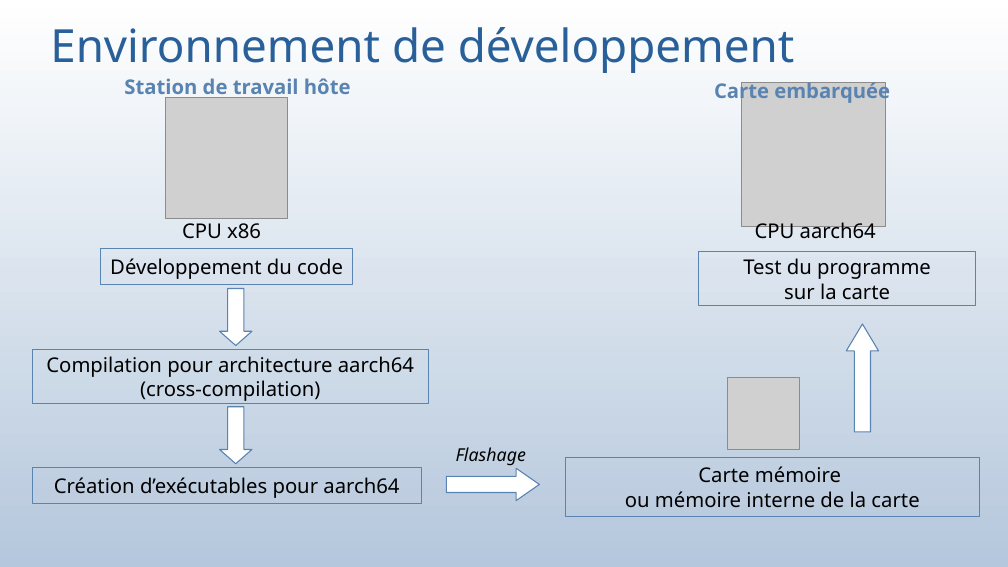
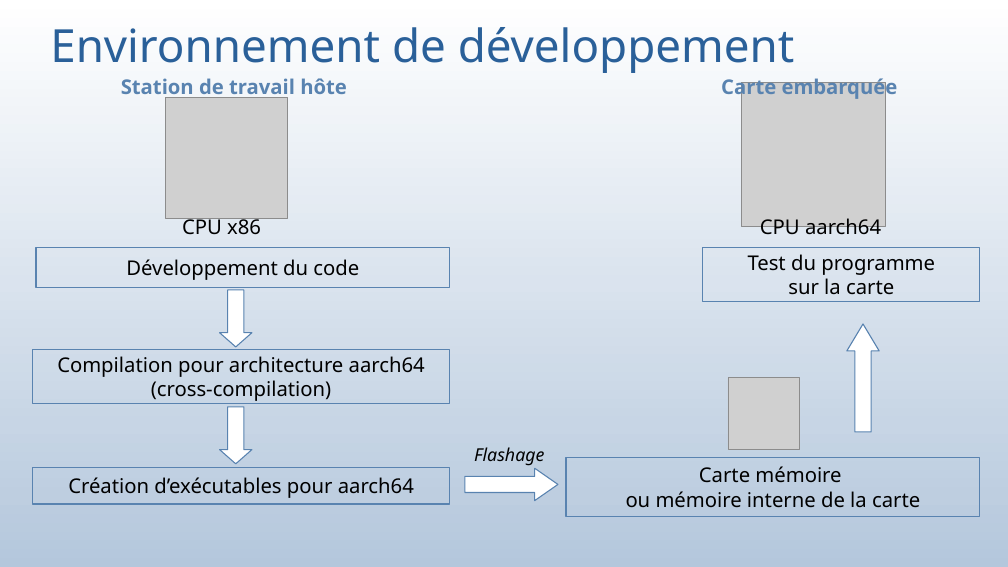
Before and after one commit to bauj/AJC_projet_belib, a slide deck: slide 16 of presentation_projetV2.odp. Drawn at 1008x567 pixels with LibreOffice and Linux fonts; fonts in the diff are those of the drawing; grey boxes stand for pictures. Boxes give left, top, right and bottom in pixels: in the first picture for what was removed or moved away, otherwise in the second. Text is boxed around its words. In the diff, an @@ line names an element or a change of style, - is before the commit and + after.

```diff
--- a/presentation_projetV2.odp
+++ b/presentation_projetV2.odp
@@ text "Station de travail hôte": place and size @@
-text "Station de travail hôte" at <box>124,78,351,101</box>
+text "Station de travail hôte" at <box>121,78,347,101</box>
@@ text "Carte embarquée": place and size @@
-text "Carte embarquée" at <box>714,79,890,105</box>
+text "Carte embarquée" at <box>721,75,898,101</box>
@@ text "CPU x86" rewrapped from <box>182,218,261,239</box> to <box>182,218,261,235</box> @@
@@ text "CPU aarch64": place and size @@
-text "CPU aarch64" at <box>755,222,876,238</box>
+text "CPU aarch64" at <box>760,218,881,234</box>
@@ rectangle "Développement du code": place and size @@
-rectangle "Développement du code" at <box>101,249,353,285</box>
+rectangle "Développement du code" at <box>36,248,450,288</box>
@@ rectangle "Test du programme": place and size @@
-rectangle "Test du programme" at <box>699,252,976,306</box>
+rectangle "Test du programme" at <box>703,248,981,302</box>
@@ rectangle "Compilation pour architecture aarch64": place and size @@
-rectangle "Compilation pour architecture aarch64" at <box>32,349,428,403</box>
+rectangle "Compilation pour architecture aarch64" at <box>32,349,450,403</box>
@@ text "Flashage": place and size @@
-text "Flashage" at <box>456,447,526,466</box>
+text "Flashage" at <box>474,447,544,466</box>
@@ rectangle "Création d’exécutables pour aarch64": place and size @@
-rectangle "Création d’exécutables pour aarch64" at <box>33,467,422,504</box>
+rectangle "Création d’exécutables pour aarch64" at <box>33,467,451,504</box>
@@ down arrow: place and size @@
-down arrow at <box>446,469,539,501</box>
+down arrow at <box>465,469,558,501</box>
```
Also in this commit, not shown: 18 other slides changed, 3 other files.
